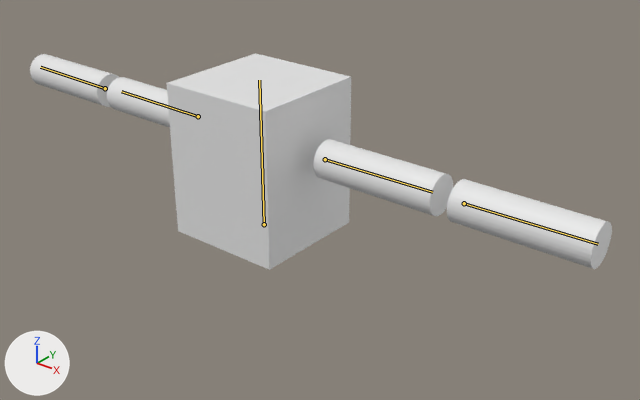
Renders of the Blender file Blender/CubeReed/CubeReed.blend from each side of a commit.
Camera for both pictures: a camera (50 mm lens) standing at (1.92, -2.08, 2.48) and looking at (0.25, 0.01, 1.18). The axes (+X, +Y, +Z) are drawn at lower left. The lights are the same throughout. The picture after the commit comes second. The bones that bend it are drawn over the model as lines.

Objects in the first picture: 'CubeReed'.
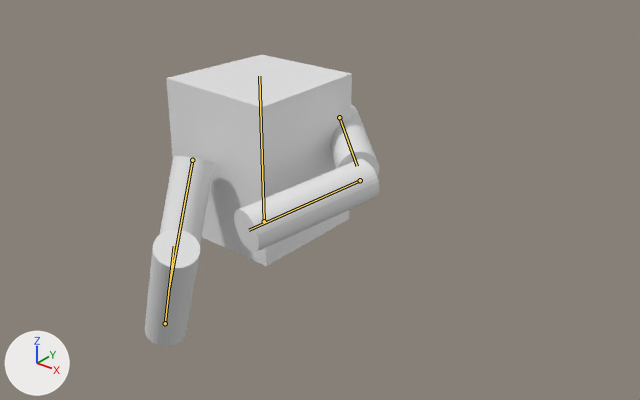
The newer file adds an action. The first version stands in its rest pose; the second is drawn at frame 14 of the action '2HandedSwing'.

Scene script edits in JSON lines:
```json
{"block": "bone_bone_body", "where": "bone_bone_body = bpy.data.objects['Armature'].pose.bones['Bone_body']"}
{"op": "set", "path": "bone_bone_body.location", "old": "(0.0, 0.0, 0.0)", "new": "(0.0, 0.014, 0.0)"}
{"op": "set", "path": "bone_bone_body.rotation_quaternion", "old": "(1.0, 0.0, 0.0, 0.0)", "new": "(0.713, 0.0, 0.689, 0.0)", "note": "degrees (0, 0, 0) -> degrees (0, 88, 0)"}
{"block": "bone_bone_ua_l", "where": "bone_bone_ua_l = bpy.data.objects['Armature'].pose.bones['Bone_UA_L']  # child of 'Bone_body'"}
{"op": "set", "path": "bone_bone_ua_l.location", "old": "(0.0, 0.0, 0.0)", "new": "(0.089, 0.034, 0.0)"}
{"op": "set", "path": "bone_bone_ua_l.rotation_quaternion", "old": "(1.0, 0.0, 0.0, 0.0)", "new": "(0.195, -0.816, -0.352, -0.414)", "note": "degrees (0, 0, 0) -> degrees (3, -126, -135)"}
{"block": "bone_bone_la_l", "where": "bone_bone_la_l = bpy.data.objects['Armature'].pose.bones['Bone_LA_L']  # child of 'Bone_UA_L'"}
{"op": "set", "path": "bone_bone_la_l.rotation_quaternion", "old": "(1.0, 0.0, 0.0, 0.0)", "new": "(0.832, -0.454, 0.233, 0.218)", "note": "degrees (0, 0, 0) -> degrees (-54, 36, 11)"}
{"block": "bone_bone_ua_r", "where": "bone_bone_ua_r = bpy.data.objects['Armature'].pose.bones['Bone_UA_R']  # child of 'Bone_body'"}
{"op": "set", "path": "bone_bone_ua_r.rotation_quaternion", "old": "(1.0, 0.0, 0.0, 0.0)", "new": "(0.857, 0.503, 0.084, -0.07)", "note": "degrees (0, 0, 0) -> degrees (61, 12, -2)"}
{"block": "bone_bone_la_r", "where": "bone_bone_la_r = bpy.data.objects['Armature'].pose.bones['Bone_LA_R']  # child of 'Bone_UA_R'"}
{"op": "set", "path": "bone_bone_la_r.rotation_quaternion", "old": "(1.0, 0.0, 0.0, 0.0)", "new": "(0.311, 0.06, 0.344, -0.884)", "note": "degrees (0, 0, 0) -> degrees (-37, 19, -148)"}
```

What differs and where, as boxes (x1, y1, x2, y2) in the pictures (640 x 400 px):
```json
{"object": "CubeReed", "change": "posed", "before": [30, 53, 612, 270], "after": [145, 55, 379, 347], "on screen": "60% narrower, 34% taller"}
{"bone": "Bone_body", "before": "(264, 224) to (259, 80)", "after": "(264, 221) to (259, 76)"}
{"bone": "Bone_UA_L", "before": "(325, 159) to (432, 192)", "after": "(339, 117) to (357, 166)"}
{"bone": "Bone_LA_L", "before": "(464, 203) to (598, 244)", "after": "(360, 180) to (249, 230)"}
{"bone": "Bone_UA_R", "before": "(198, 116) to (121, 91)", "after": "(192, 160) to (168, 291)"}
{"bone": "Bone_LA_R", "before": "(105, 88) to (40, 67)", "after": "(165, 323) to (174, 246)"}
```
